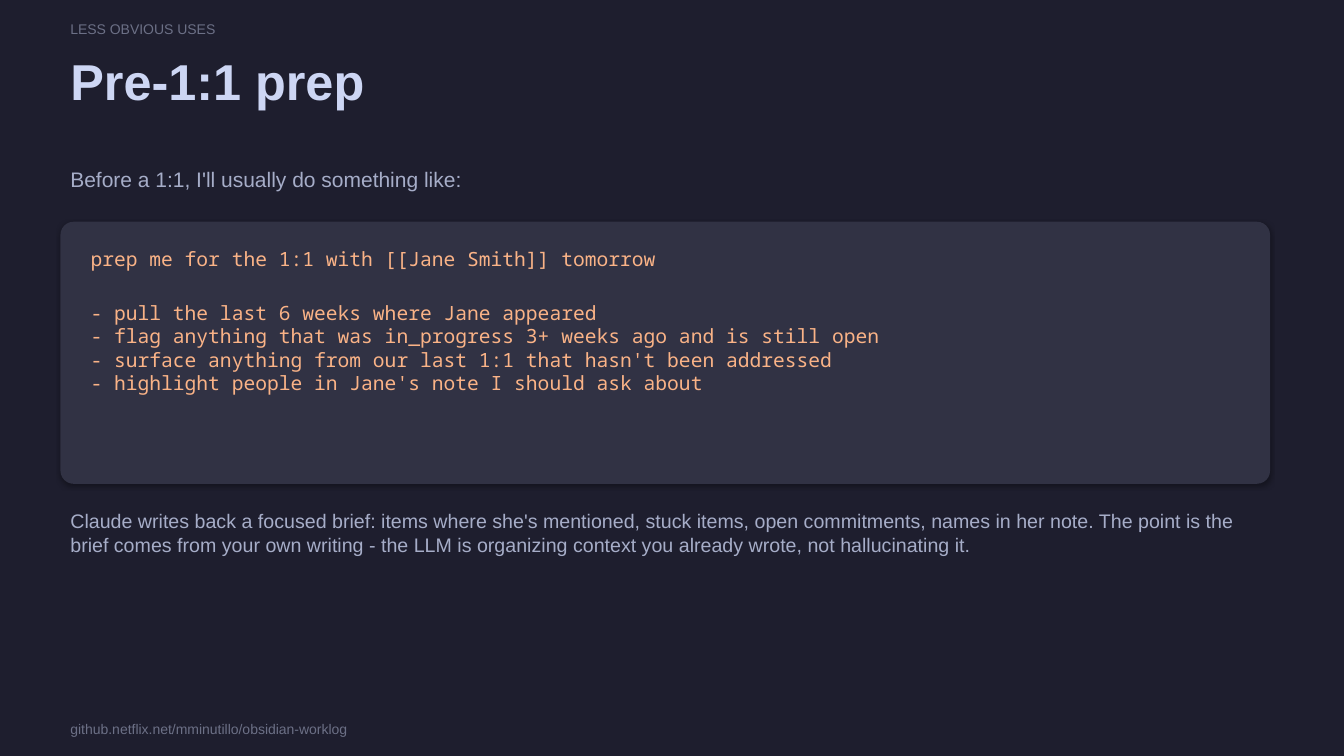
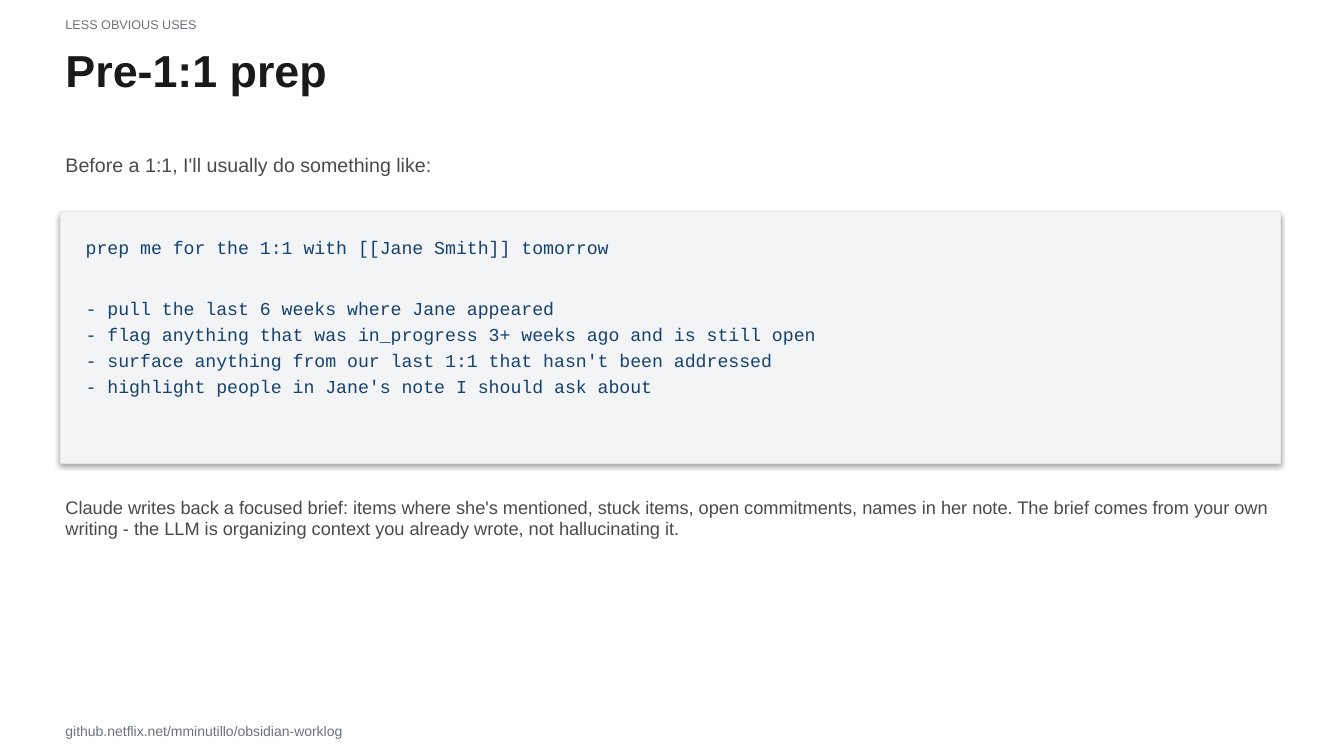
Before and after one commit to menottim/obsidian-worklog, a slide deck: slide 20 of presentation/netflix-workshop.pptx. Drawn at 1344x756 pixels with LibreOffice and Linux fonts; fonts in the diff are those of the drawing. Boxes give left, top, right and bottom in pixels: in the first picture for what was removed or moved away, otherwise in the second. Text is boxed around its words. In the diff, an @@ line names an element or a change of style, - is before the commit and + after.

```diff
--- a/presentation/netflix-workshop.pptx
+++ b/presentation/netflix-workshop.pptx
@@ text "LESS OBVIOUS USES" at box(65, 20, 196, 29): size 10 to 9 pt, text colour #6C7086 to #6B7280 @@
@@ text "Pre-1:1 prep" at box(65, 56, 327, 96): size 36 to 32 pt, text colour #CDD6F4 to #1A1A1A @@
@@ text "Before a 1:1, I'll usually ...": place and size @@
-text "Before a 1:1, I'll usually ..." at box(70, 172, 461, 191)
+text "Before a 1:1, I'll usually ..." at box(65, 158, 431, 176)
@@ text "Before a 1:1, I'll usually ..." at box(65, 158, 431, 176): size 15 to 14 pt, text colour #A6ADC8 to #4A4A4A @@
@@ rectangle: place and size @@
-rectangle at box(0, 0, 1344, 756)
+rectangle at box(60, 212, 1280, 464)
@@ rectangle at box(60, 212, 1280, 464): fill #1E1E2E to #F3F4F6; outline none to #E1E4E8 0.5 pt @@
@@ rounded rectangle removed at box(60, 222, 1270, 484) @@
@@ text "prep me for the 1:1 ...": place and size @@
-text "prep me for the 1:1 ..." at box(91, 251, 879, 395)
+text "prep me for the 1:1 ..." at box(86, 242, 816, 397)
@@ text "prep me for the 1:1 ..." at box(86, 242, 816, 397): size 14 to 13 pt, font Noto Sans Mono to Courier New, text colour #FAB387 to #16426E; more space between paragraphs @@
@@ text at box(65, 501, 1267, 539): text changed; size 14 to 13 pt; text colour #A6ADC8 to #4A4A4A @@
-Claude writes back a focused brief: items where she's mentioned, stuck items, open commitments, names in her note. The point is the brief comes from your own writing - the LLM is organizing context you already wrote, not hallucinating it.
+Claude writes back a focused brief: items where she's mentioned, stuck items, open commitments, names in her note. The brief comes from your own writing - the LLM is organizing context you already wrote, not hallucinating it.
@@ text "github.netflix.net/mminutillo/obsidian-worklog" at box(65, 726, 342, 739): text colour #6C7086 to #6B7280 @@
```
Also in this commit, not shown: 25 other slides changed, 1 other file.
